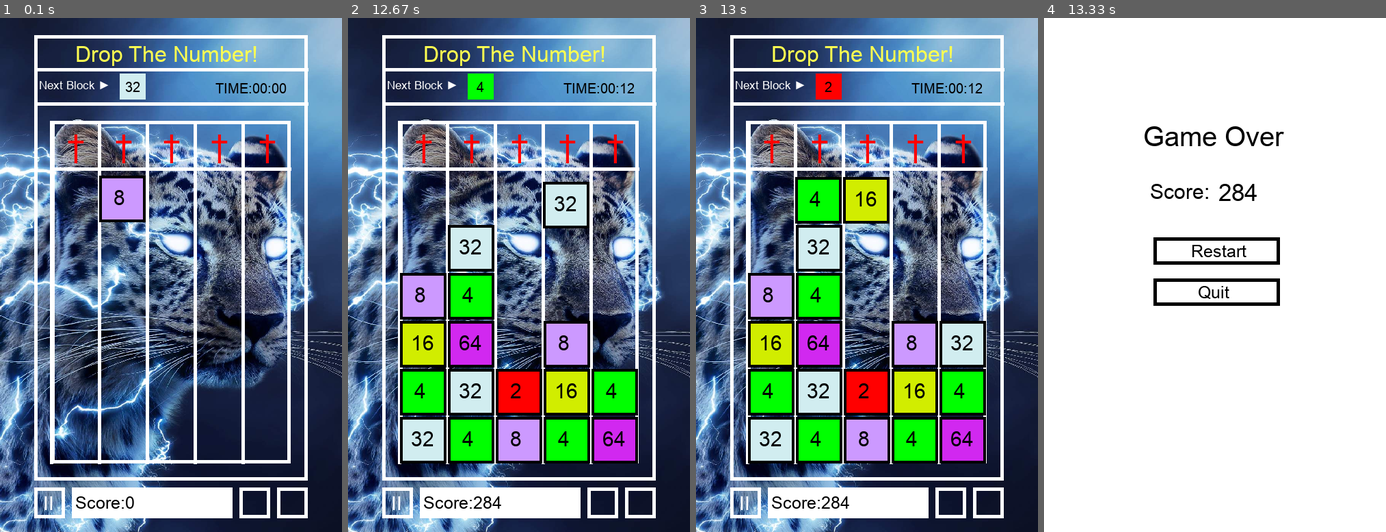
Above: before the commit, frames 1-4 (left to right).
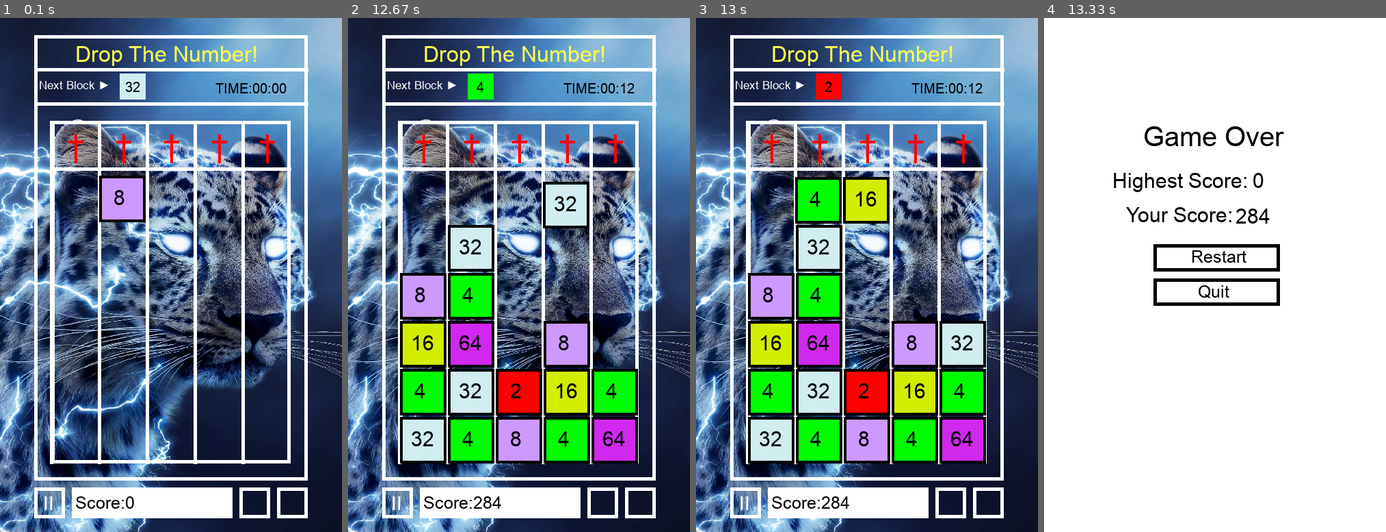
Above: after the commit, the same moments.

Repository: Allen-wa-ng/09170134githw1
Game: pygame game, started from game-lu.py
Same seed, same stepped clock (60 frames per second), same inputs: the game is played once before the commit and once after it.
Inputs (mouse positions are in pixels of both pictures, inside the frame that each line leads up to):
- Up to frame 1 (0.1 s): no input
- Up to frame 2 (12.67 s): click (519, 275) at 0.38 s; click (460, 393) at 0.72 s; click (532, 336) at 1.05 s; click (477, 239) at 1.38 s; click (406, 434) at 1.72 s; click "4" at 2.05 s; click (433, 398) at 2.38 s; click (491, 244) at 2.72 s; click (577, 454) at 3.05 s; click (419, 172) at 3.38 s; click (601, 501) at 3.72 s; click (447, 244) at 4.05 s; click (433, 352) at 4.38 s; click (402, 259) at 4.72 s; click (512, 454) at 5.05 s; click (583, 434) at 5.38 s; click "II" at 5.72 s; click "II" at 6.05 s; click (447, 285) at 6.38 s; click (464, 418) at 6.72 s; click (522, 352) at 7.05 s; click (566, 352) at 7.38 s; click (501, 460) at 7.72 s; click (587, 244) at 8.05 s; click (477, 223) at 8.38 s; click (625, 393) at 8.72 s; click (481, 203) at 9.05 s; click (529, 321) at 9.38 s; click (454, 239) at 9.72 s; click (471, 352) at 10.05 s; click (563, 213) at 10.38 s; click (450, 208) at 10.72 s; click (440, 249) at 11.05 s; click (430, 259) at 11.38 s; click (611, 403) at 11.72 s; click (563, 336) at 12.05 s; click (580, 203) at 12.38 s
- Up to frame 3 (13 s): click (945, 192) at 12.72 s
- Up to frame 4 (13.33 s): click (1184, 418) at 13.05 s

Frames 1-3 are identical in both runs. In frame 4, 2.5% of the frame differs, in the area x 20-69%, y 30-55%.

Commit message:
screen highest score

Diff:
--- a/game-lu.py
+++ b/game-lu.py
@@ -339,12 +339,14 @@
 def drawGameOverScreen():
     screen.fill(white)
     drawText('Game Over', 'arial.ttf', 40, black, (145,150))
-    drawText("Score:" ,'arial.ttf',30,black,(155,236))
-    drawText(str(score),'arial.ttf',35,black,(255,235))
-    pygame.draw.rect(screen, black, (160,320,185,40), 5)
-    drawText('Restart','arial.ttf',25,black,(215,326))
+    drawText("Highest Score:", 'arial.ttf', 30, black, (100,220))
+    drawText(str(highest), 'arial.ttf', 30, black, (305,220))
+    drawText("Your Score:" ,'arial.ttf',30,black,(120,270))
+    drawText(str(score),'arial.ttf',30,black,(280,272))
+    pygame.draw.rect(screen, black, (160,330,185,40), 5)
+    drawText('Restart','arial.ttf',25,black,(215,334))
     pygame.draw.rect(screen, black, (160,380,185,40), 5)
-    drawText('Quit','arial.ttf',25,black,(225,386))
+    drawText('Quit','arial.ttf',25,black,(225,385))
     pygame.display.update()
 
 resetGame()
@@ -409,7 +411,7 @@
             mouseY = pygame.mouse.get_pos()[1]
             # Restart button
             if gameOver:
-                if mouseX in range(160,345) and mouseY in range(320,360):
+                if mouseX in range(160,345) and mouseY in range(330,370):
                         resetGame()
             # Quit button
                 elif mouseY in range(380,420):
